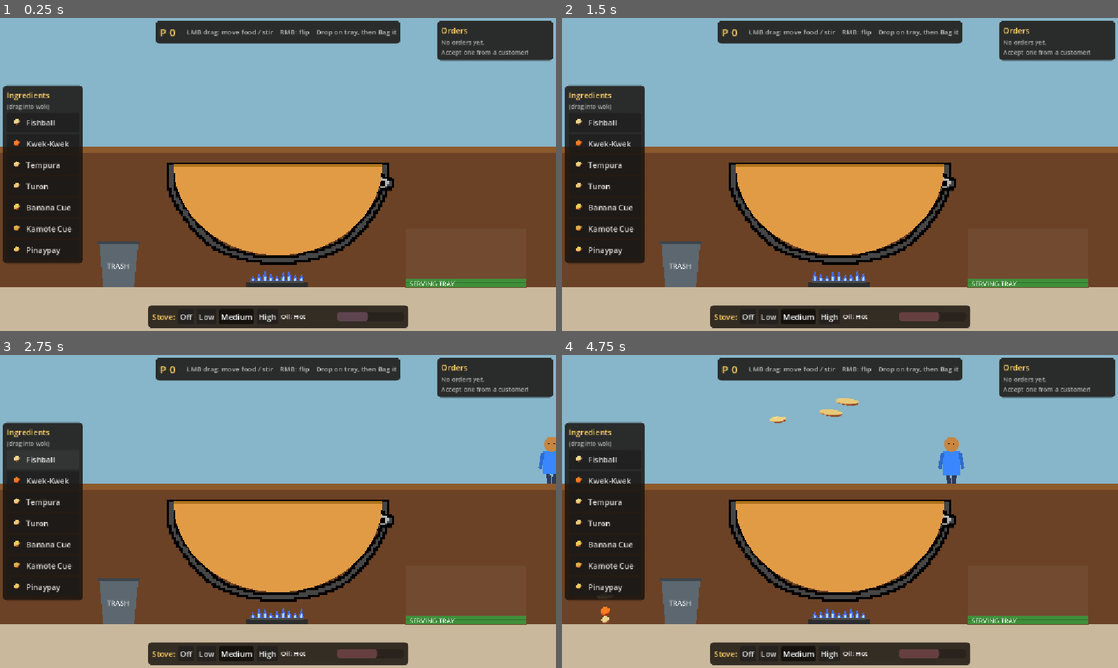
Above: before the commit, frames 1-4 (two rows, left to right).
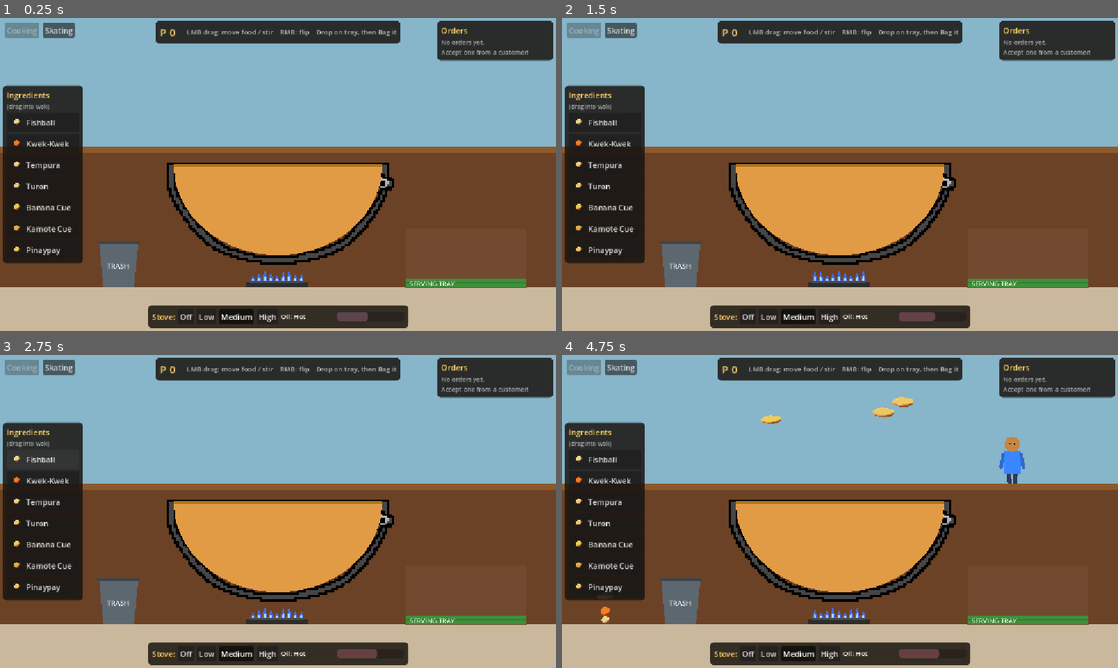
Above: after the commit, the same moments.

Repository: LYEMAN/Boards-Bearings-Fishbols
Game: Godot game, scene res://Scenes/Day 1.tscn
Two runs of this game, one before a commit and one after it. Both use one fixed random seed, a clock stepped at 60 frames per second and the inputs below. This scene is started directly instead of the project's main scene.
Inputs (mouse positions are in pixels of both pictures, inside the frame that each line leads up to):
- Up to frame 1 (0.25 s): no input
- Up to frame 2 (1.5 s): click (623, 30) at 0.5 s, where only the run after the commit has a clickable "Skating"; click (584, 30) at 1.25 s, where only the run after the commit has a clickable "Cooking"
- Up to frame 3 (2.75 s): click "Fishball" at 2 s
- Up to frame 4 (4.75 s): click "Kwek-Kwek" at 2.75 s; click "Tempura" at 3.5 s; tap Enter (ui_accept) at 4.25, 4.52 s; move the mouse to (962, 495) at 4.27 s; hold D (move_right) from 4.28 s (still down); tap Space (ollie) at 4.35 s; click (962, 495) at 4.42 s

The runs differ from the first frame. In frame 1, 0.6% of the frame differs, in the area x 0-14%, y 1-7%; in frame 2, 0.6%; in frame 3, 0.9%; in frame 4, 1.9%, in the area x 0-84%, y 1-84%.

Commit message:
Add connectivity between skating and cooking

Diff:
--- a/Scenes/Day 1.tscn
+++ b/Scenes/Day 1.tscn
@@ -1,7 +1,32 @@
 [gd_scene format=3 uid="uid://cjqq3enj5sayl"]
 
-[ext_resource type="PackedScene" uid="uid://dq4scbu6trnvl" path="res://Scenes/cooking.tscn" id="1_myf68"]
+[ext_resource type="Script" path="res://Scripts/day_1.gd" id="1_day1"]
+[ext_resource type="PackedScene" uid="uid://dq4scbu6trnvl" path="res://Scenes/cooking.tscn" id="2_cooking"]
+[ext_resource type="PackedScene" uid="uid://bj40jemgw4nc" path="res://Scenes/skating.tscn" id="3_skating"]
 
 [node name="Day1" type="Node2D" unique_id=346514916]
+script = ExtResource("1_day1")
 
-[node name="main" parent="." unique_id=762239492 instance=ExtResource("1_myf68")]
+[node name="Cooking" parent="." unique_id=762239492 instance=ExtResource("2_cooking")]
+
+[node name="Skating" parent="." unique_id=1832068374 instance=ExtResource("3_skating")]
+position = Vector2(50000, 0)
+
+[node name="SceneSwitcher" type="CanvasLayer" parent="."]
+layer = 10
+
+[node name="HBoxContainer" type="HBoxContainer" parent="SceneSwitcher"]
+offset_left = 10.0
+offset_top = 10.0
+theme_override_constants/separation = 8
+
+[node name="CookingButton" type="Button" parent="SceneSwitcher/HBoxContainer"]
+focus_mode = 0
+text = "Cooking"
+
+[node name="SkatingButton" type="Button" parent="SceneSwitcher/HBoxContainer"]
+focus_mode = 0
+text = "Skating"
+
+[connection signal="pressed" from="SceneSwitcher/HBoxContainer/CookingButton" to="." method="_on_cooking_button_pressed"]
+[connection signal="pressed" from="SceneSwitcher/HBoxContainer/SkatingButton" to="." method="_on_skating_button_pressed"]
--- a/Scripts/cooking_hud.gd
+++ b/Scripts/cooking_hud.gd
@@ -6,8 +6,6 @@
 @export var kitchen: KitchenInput
 @export var tray: ServingTray
 @export var stove: Stove
-## Show a debug "Deliver" button on ready orders until the skateboarding part is hooked up.
-@export var debug_deliver_button: bool = true
 
 var _money_label: Label
 var _toast: Label
@@ -228,12 +226,6 @@
 		bag.disabled = not OrderManager.can_bag(order, tray)
 		bag.pressed.connect(func(): OrderManager.bag(order, tray))
 		vbox.add_child(bag)
-	elif debug_deliver_button:
-		var deliver := Button.new()
-		deliver.text = "Deliver (debug - skate later)"
-		deliver.focus_mode = Control.FOCUS_NONE
-		deliver.pressed.connect(func(): OrderManager.deliver(order))
-		vbox.add_child(deliver)
 	return panel
 
 
--- /dev/null
+++ b/Scripts/day_1.gd
@@ -0,0 +1,41 @@
+extends Node2D
+
+@onready var cooking: Node2D = $Cooking
+@onready var skating: Node2D = $Skating
+@onready var cooking_hud: CanvasLayer = $Cooking/HUD
+@onready var cooking_camera: Camera2D = $Cooking/Camera2D
+@onready var skating_camera: Camera2D = $Skating/Node2D/CharacterBody2D/Camera2D
+@onready var cooking_button: Button = $SceneSwitcher/HBoxContainer/CookingButton
+@onready var skating_button: Button = $SceneSwitcher/HBoxContainer/SkatingButton
+
+
+func _ready() -> void:
+	show_scene(cooking)
+
+
+func show_scene(scene: Node2D) -> void:
+	var is_cooking := scene == cooking
+
+	cooking.visible = is_cooking
+	cooking.process_mode = Node.PROCESS_MODE_INHERIT if is_cooking else Node.PROCESS_MODE_DISABLED
+	if cooking_hud:
+		cooking_hud.visible = is_cooking
+
+	skating.visible = not is_cooking
+	skating.process_mode = Node.PROCESS_MODE_DISABLED if is_cooking else Node.PROCESS_MODE_INHERIT
+
+	if is_cooking and cooking_camera:
+		cooking_camera.make_current()
+	elif not is_cooking and skating_camera:
+		skating_camera.make_current()
+
+	cooking_button.disabled = is_cooking
+	skating_button.disabled = not is_cooking
+
+
+func _on_cooking_button_pressed() -> void:
+	show_scene(cooking)
+
+
+func _on_skating_button_pressed() -> void:
+	show_scene(skating)
Not shown, added: Scripts/day_1.gd.uid
